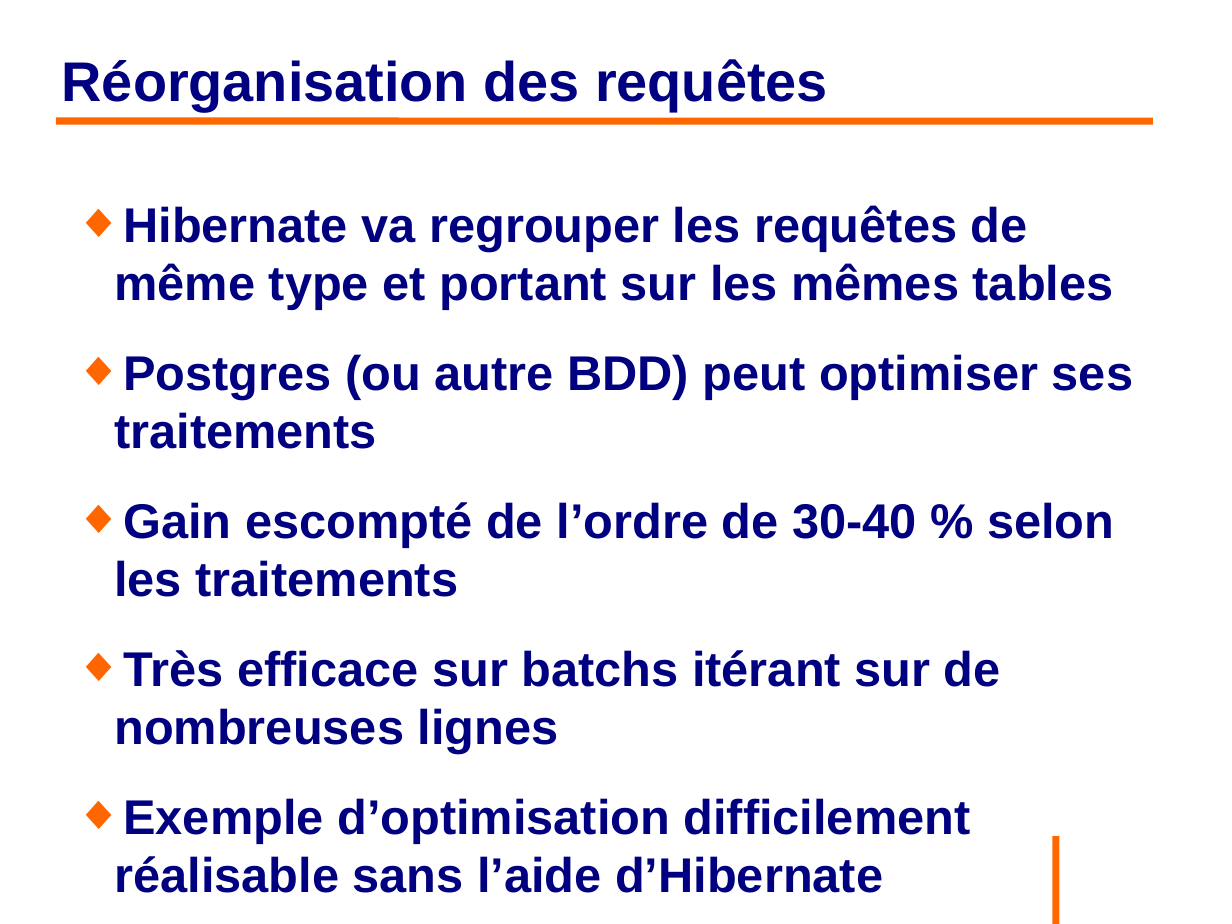
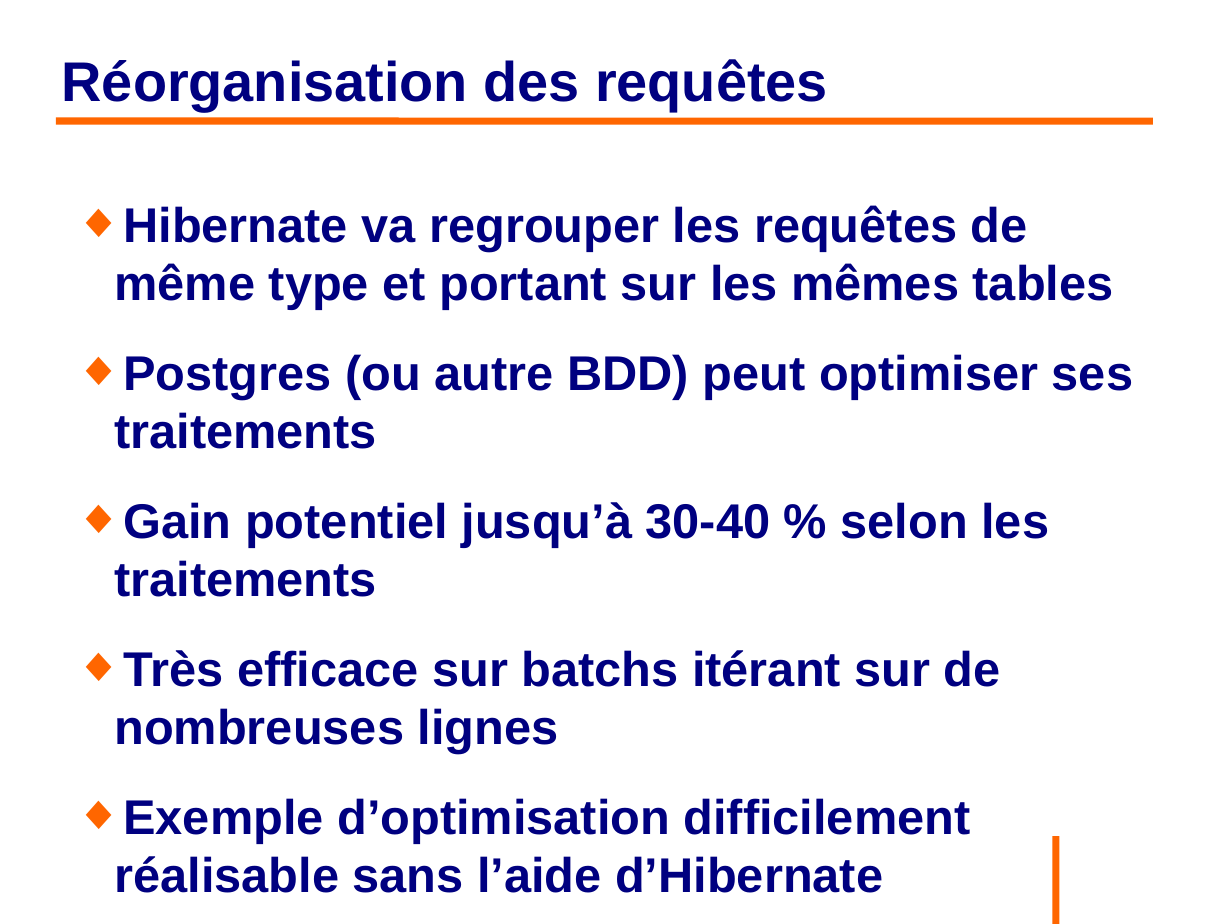
Before and after one commit to philphils/formation-hibernate-avancee, a slide deck: slide 16 of Documentation/diapo_formation_hibernate_avancee.odp. Drawn at 1232x924 pixels with LibreOffice and Linux fonts; fonts in the diff are those of the drawing; background and template pictures are left out. Boxes give left, top, right and bottom in pixels: in the first picture for what was removed or moved away, otherwise in the second. Text is boxed around its words. In the diff, an @@ line names an element or a change of style, - is before the commit and + after.

```diff
--- a/Documentation/diapo_formation_hibernate_avancee.odp
+++ b/Documentation/diapo_formation_hibernate_avancee.odp
@@ text at (114, 502, 1049, 597): text changed @@
-◆ Gain escompté de l’ordre de 30-40 % selon les traitements
+◆ Gain potentiel jusqu’à 30-40 % selon les traitements
```
Also in this commit, not shown: 5 other slides changed.
